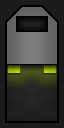
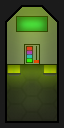
Layers edited between the first and the second w=64, h=128 image:
added layer "Lights" above "Doodads" over (7, 7, 57, 121)
added group "Controls" with 7 layers in group "Doodads" over (7, 7, 57, 121)
added layer "Lights 1" in group "Controls" over (7, 7, 57, 121)
added layer "Slider Bottom" in group "Controls" over (7, 7, 57, 64)
added layer "Background" in group "Controls" over (7, 7, 57, 64)
painted on "Table" over (7, 7, 57, 121)
painted on "Edge Shading" over (7, 7, 57, 121)
painted on "Edge" over (7, 7, 57, 121)
added layer "Screen" in group "Doodads" over (7, 7, 57, 64)
